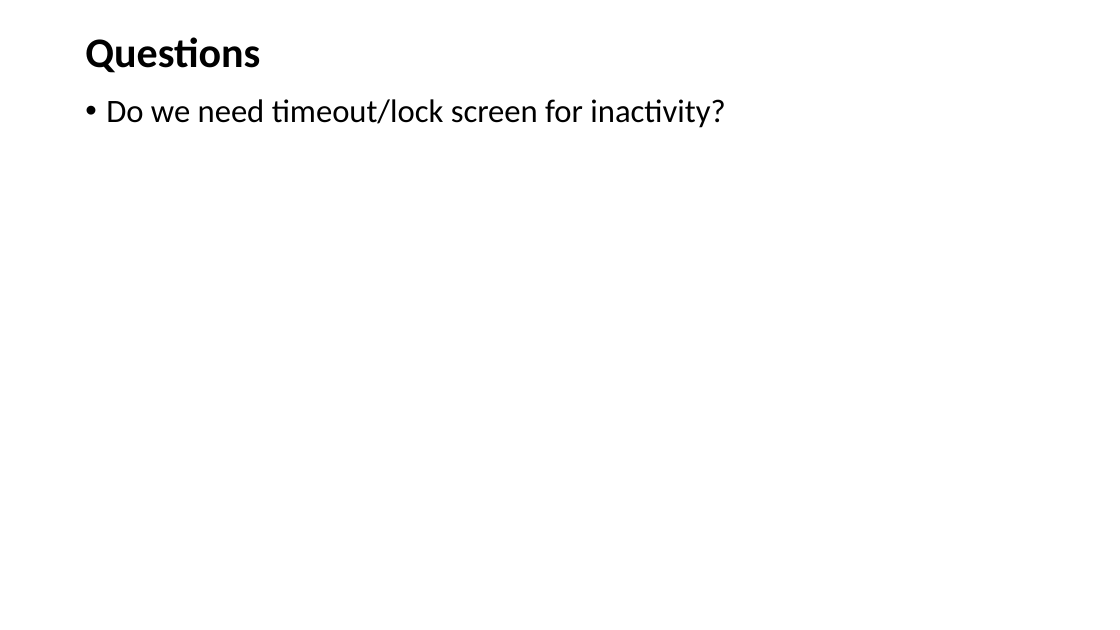
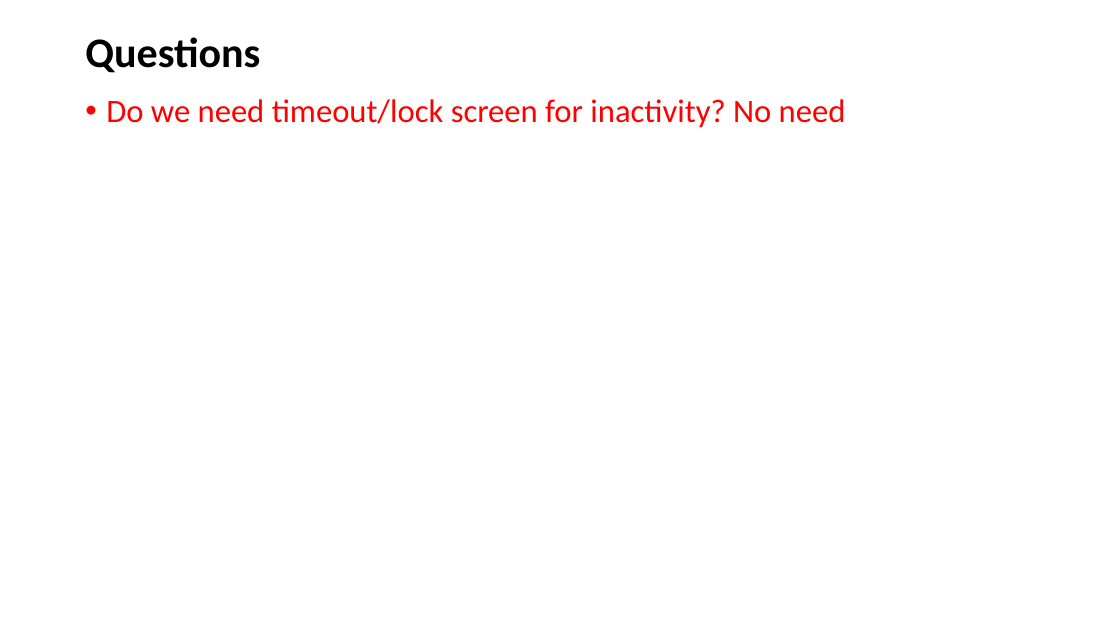
Before and after one commit to ksericpro/hawkeye, a slide deck: slide 48 of docs/DBMS CDR@29Aug25 v1.1.pptx. Drawn at 1120x630 pixels with LibreOffice and Linux fonts; fonts in the diff are those of the drawing; background and template pictures are left out. Boxes give left, top, right and bottom in pixels: in the first picture for what was removed or moved away, otherwise in the second. Text is boxed around its words. In the diff, an @@ line names an element or a change of style, - is before the commit and + after.

```diff
--- a/docs/DBMS CDR@29Aug25 v1.1.pptx
+++ b/docs/DBMS CDR@29Aug25 v1.1.pptx
@@ text at bbox=[106, 99, 846, 128]: text changed; text colour #000000 to #FF0000 @@
-• Do we need timeout/lock screen for inactivity?
+• Do we need timeout/lock screen for inactivity? No need
```
Also in this commit, not shown: 3 other files.
